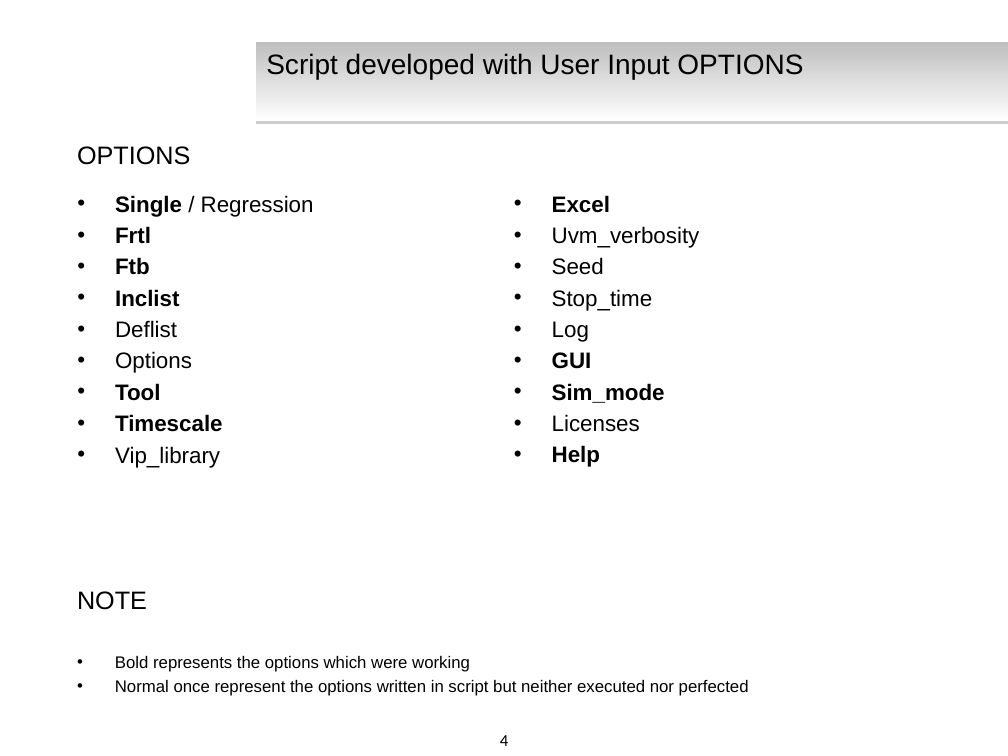
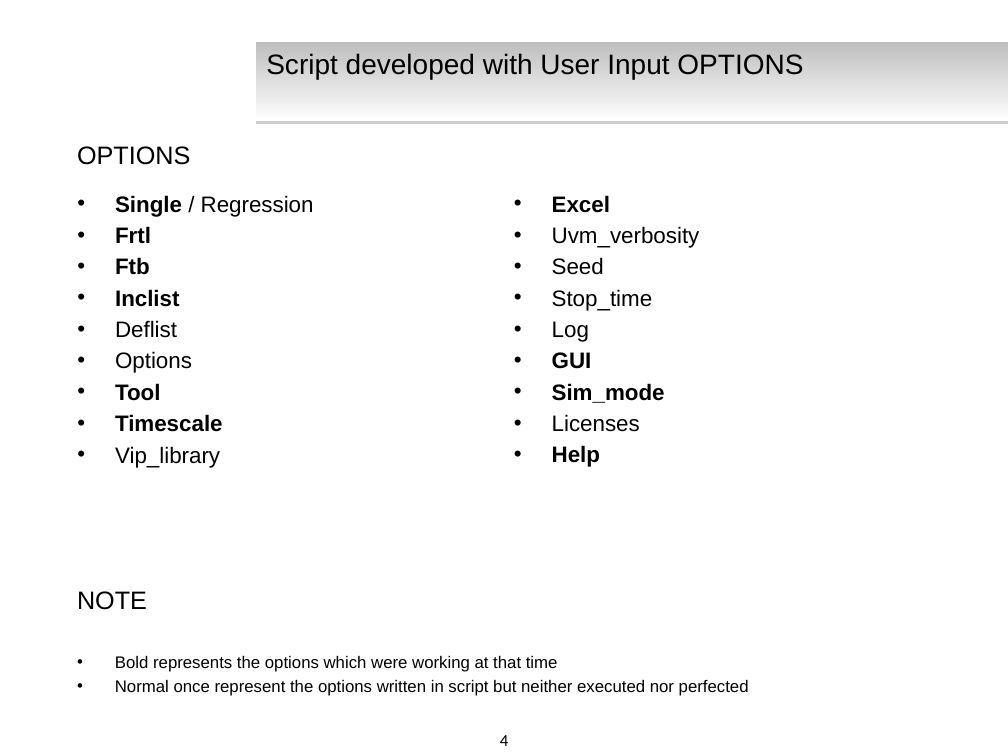
Before and after one commit to keshav009/test-repo, a slide deck: slide 4 of Presentation_final.pptx. Drawn at 1008x756 pixels with LibreOffice and Linux fonts; fonts in the diff are those of the drawing; background and template pictures are left out. Boxes give left, top, right and bottom in pixels: in the first picture for what was removed or moved away, otherwise in the second. Text is boxed around its words. In the diff, an @@ line names an element or a change of style, - is before the commit and + after.

```diff
--- a/Presentation_final.pptx
+++ b/Presentation_final.pptx
@@ text at (115,656,558,672): text changed @@
-• Bold represents the options which were working
+• Bold represents the options which were working at that time
```
Also in this commit, not shown: 2 other slides changed, 7 slides added, 1 slide removed.
